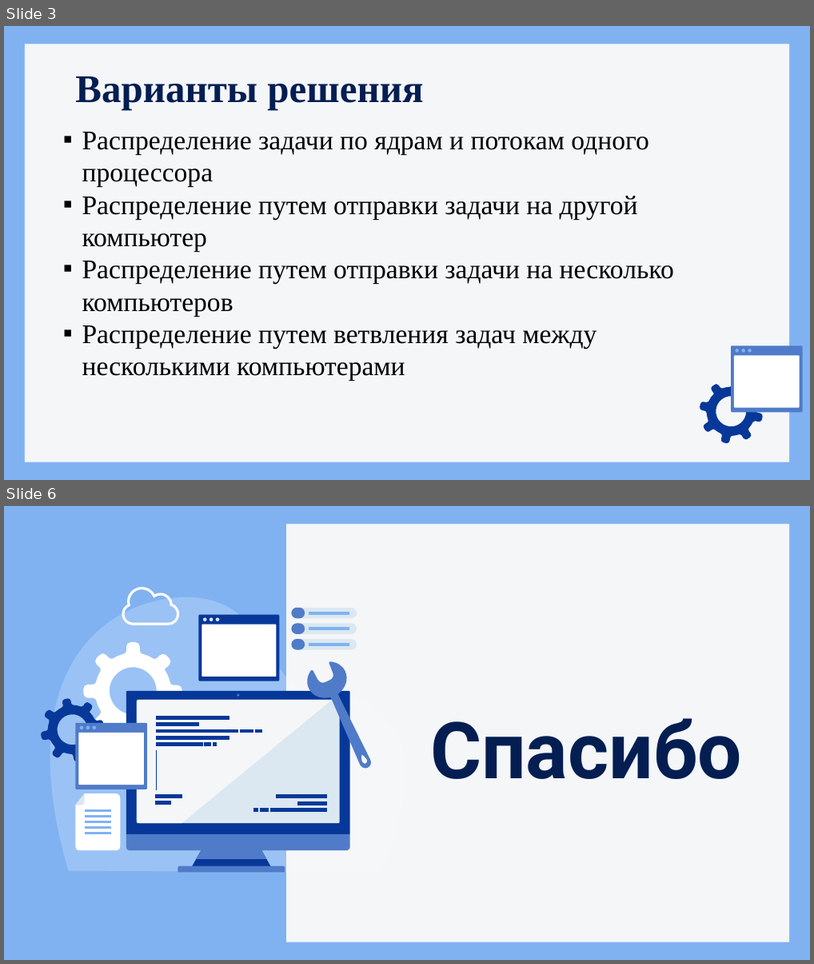
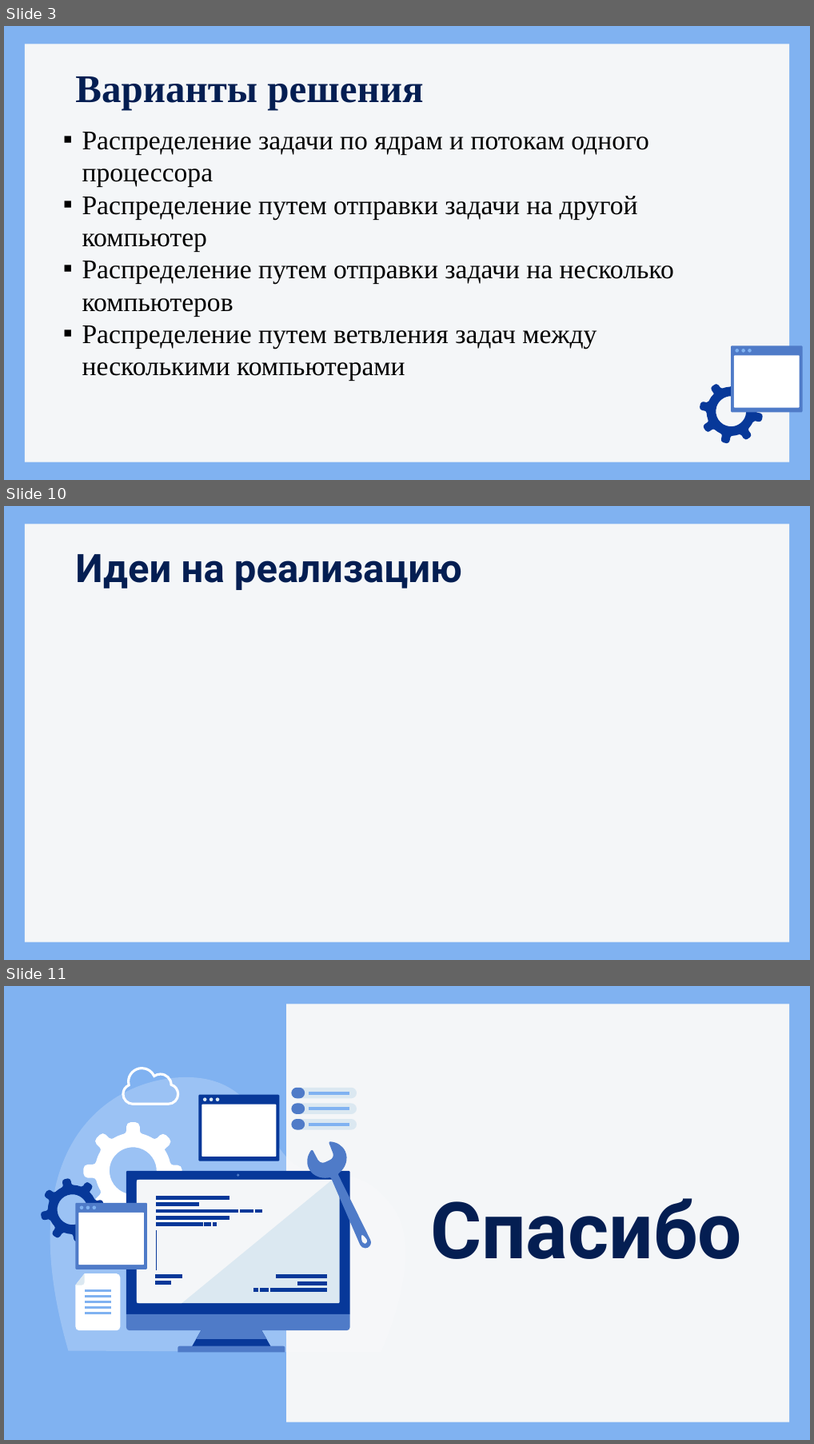
Before and after one commit to voronov-nikita/DiComp, a slide deck: doc/презентация распределенные вычисления.pptx. Shown one above the other, each under a label of ours: slides 3 and 6 before the commit, slides 3, 10 and 11 after it; the slides between them are not shown. The pictures are 814x964 and 814x1444 pixels, drawn with LibreOffice and Linux fonts; fonts in the diff are those of the drawing. Boxes give left, top, right and bottom in pixels: in the first picture for what was removed or moved away, otherwise in the second. Text is boxed around its words. In the diff, an @@ line names an element or a change of style, - is before the commit and + after.

```diff
--- a/doc/презентация распределенные вычисления.pptx
+++ b/doc/презентация распределенные вычисления.pptx
@@ slide 10 added at (4,506,810,960), background #80B2F1; not listed: 1 template element that a slide beside it also shows @@
@@ title added at (75,554,462,590), 35 pt, text #041E52, bold @@
+Идеи на реализацию
@@ what was slide 6 is now slide 11 @@
```
Also in this commit, not shown: 2 slides changed, 4 other slides added, 1 other file.
